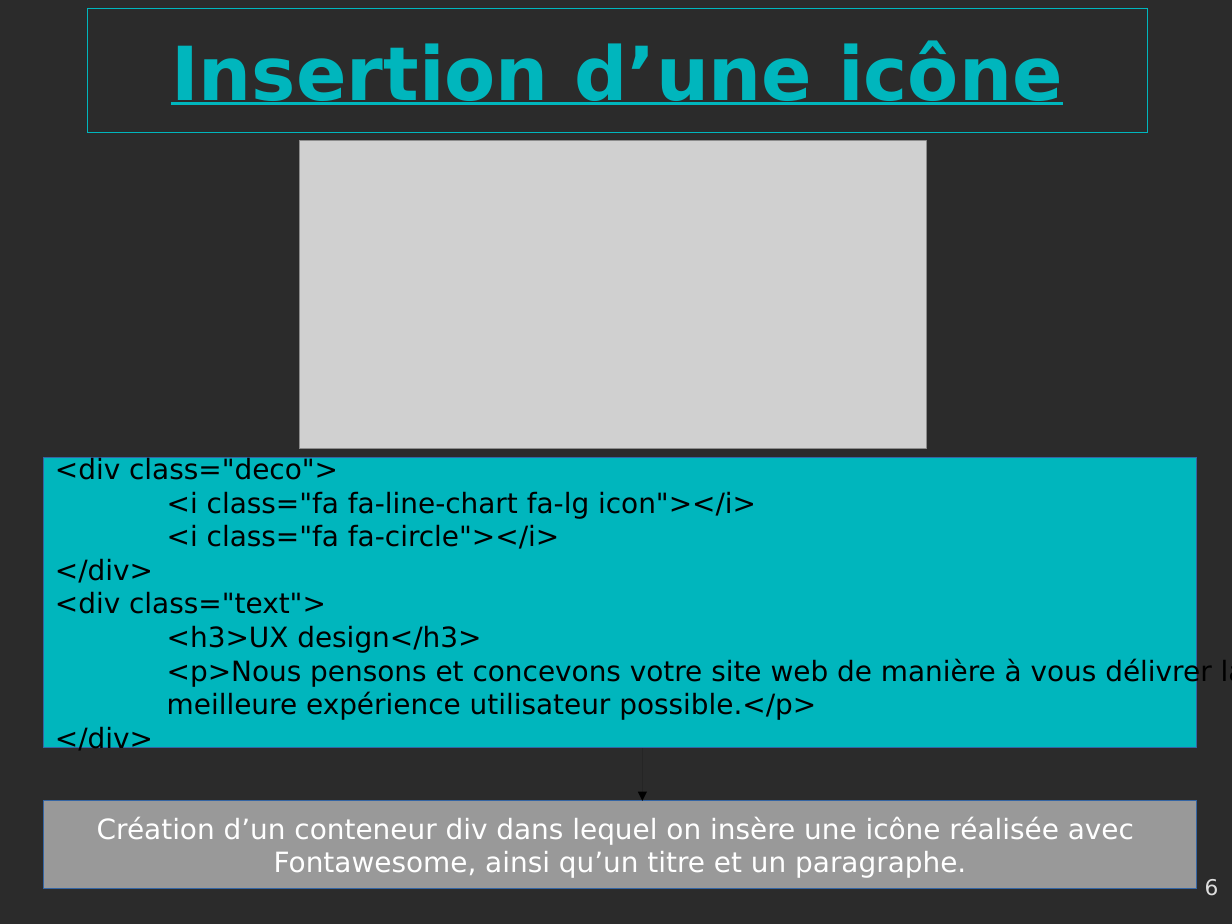
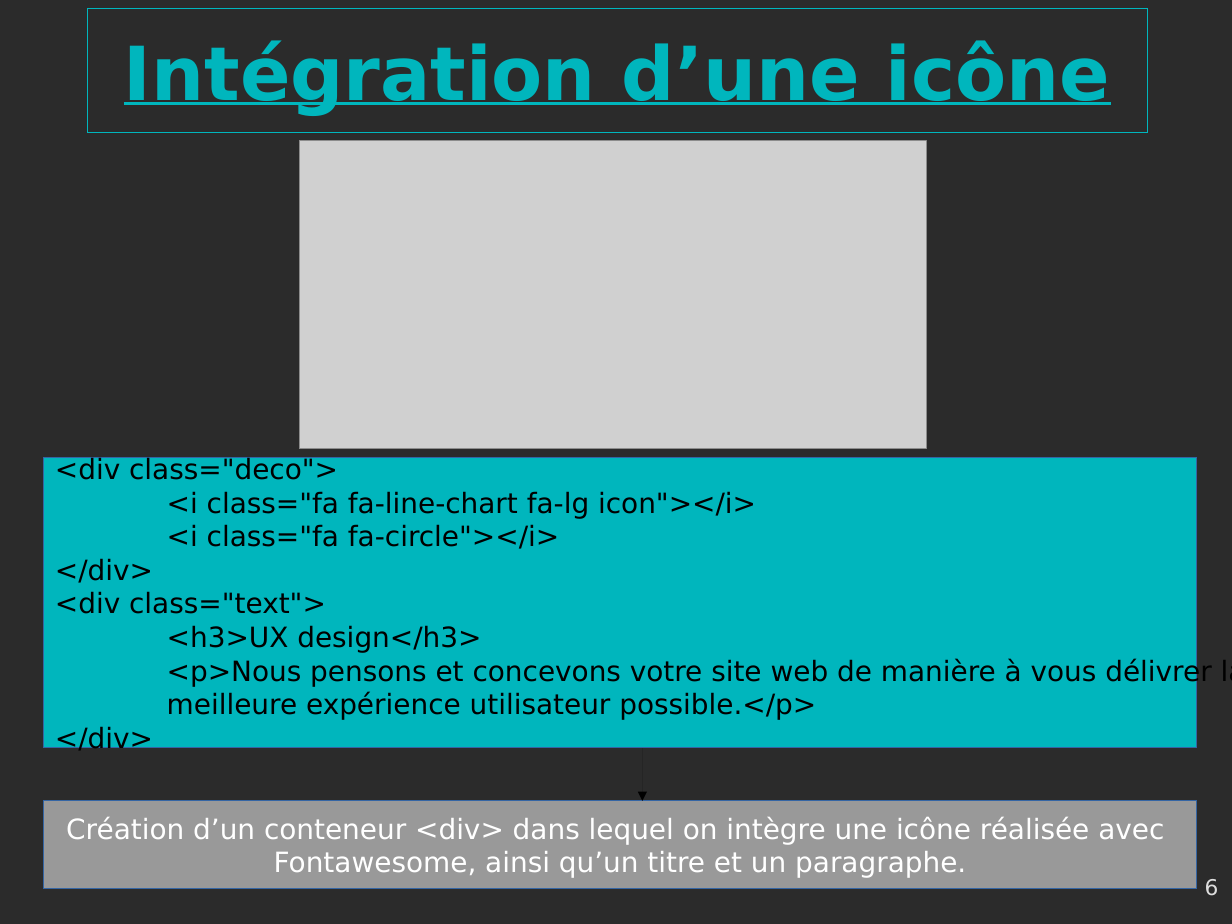
Before and after one commit to gambit13009/webagency, a slide deck: slide 6 of Webagency-presentation.odp. Drawn at 1232x924 pixels with LibreOffice and Linux fonts; fonts in the diff are those of the drawing; grey boxes stand for pictures; background and template pictures are left out; a plain dark background stands for a picture behind light text. Boxes give left, top, right and bottom in pixels: in the first picture for what was removed or moved away, otherwise in the second. Text is boxed around its words. In the diff, an @@ line names an element or a change of style, - is before the commit and + after.

```diff
--- a/Webagency-presentation.odp
+++ b/Webagency-presentation.odp
@@ title at (124,40,1110,116): text changed @@
-Insertion d’une icône
+Intégration d’une icône
@@ text in rectangle at (66,817,1164,844): text changed @@
-Création d’un conteneur div dans lequel on insère une icône réalisée avec
+Création d’un conteneur <div> dans lequel on intègre une icône réalisée avec
```
Also in this commit, not shown: 8 other slides changed, 3 other files.
